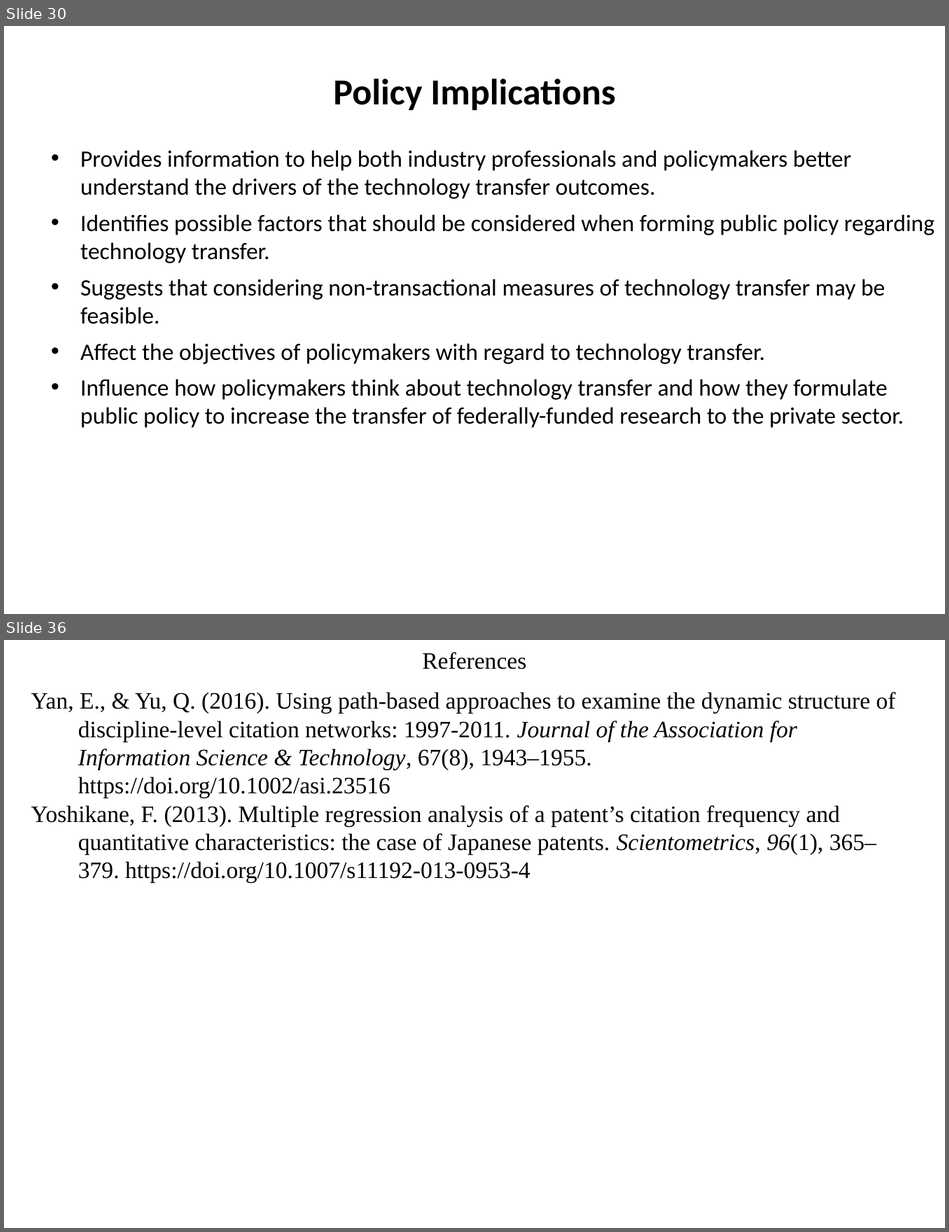
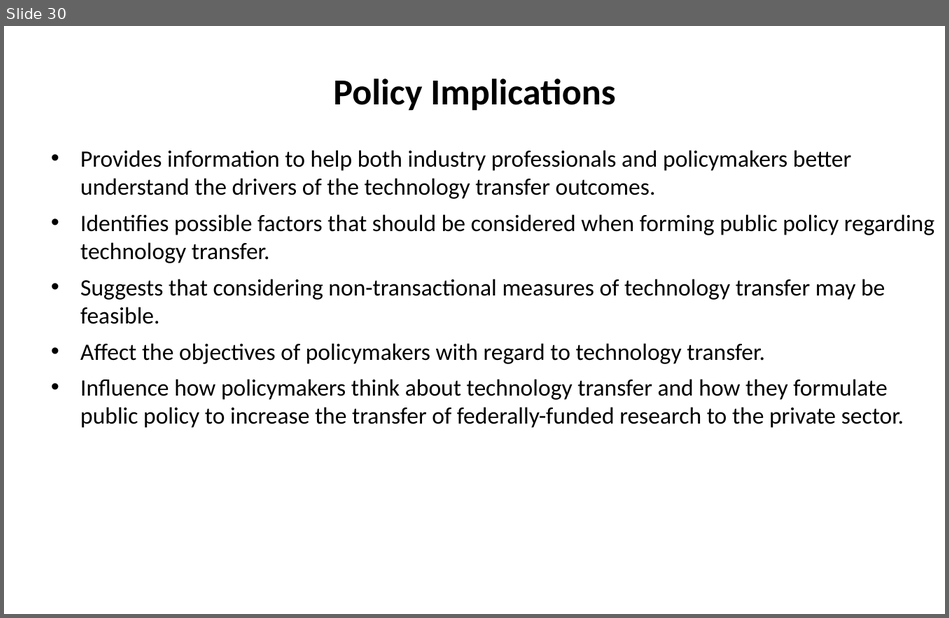
Before and after one commit to SLU-Courses-Townes/SOC5600, a slide deck: FinalProject/Presentation/Townes_SOC5600_FinalProject_Presentation.pptx. Shown one above the other, each under a label of ours: slides 30 and 36 before the commit, slide 30 after it; the slides between them are not shown. The pictures are 949x1232 and 949x618 pixels, drawn with LibreOffice and Linux fonts; fonts in the diff are those of the drawing. Boxes give left, top, right and bottom in pixels: in the first picture for what was removed or moved away, otherwise in the second. Text is boxed around its words. In the diff, an @@ line names an element or a change of style, - is before the commit and + after.

```diff
--- a/FinalProject/Presentation/Townes_SOC5600_FinalProject_Presentation.pptx
+++ b/FinalProject/Presentation/Townes_SOC5600_FinalProject_Presentation.pptx
@@ slide 36 removed at bbox=[4, 640, 945, 1228], background #FFFFFF @@
@@ text removed at bbox=[422, 652, 526, 669] @@
-References
@@ text removed at bbox=[31, 692, 896, 883] @@
-Yan, E., & Yu, Q. (2016). Using path-based approaches to examine the dynamic structure of discipline-level citation networks: 1997-2011. Journal of the Association for Information Science & Technology, 67(8), 1943–1955. https://doi.org/10.1002/asi.23516
-Yoshikane, F. (2013). Multiple regression analysis of a patent’s citation frequency and quantitative characteristics: the case of Japanese patents. Scientometrics, 96(1), 365–379. https://doi.org/10.1007/s11192-013-0953-4
```
Also in this commit, not shown: 4 slides changed, 5 slides added, 7 other slides removed.
